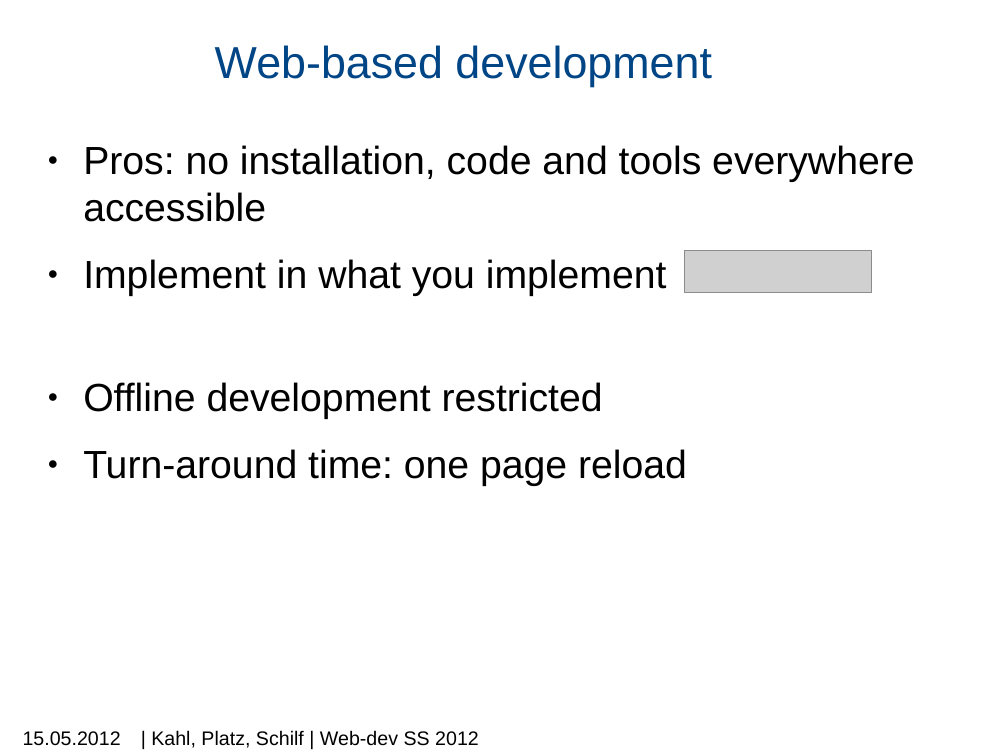
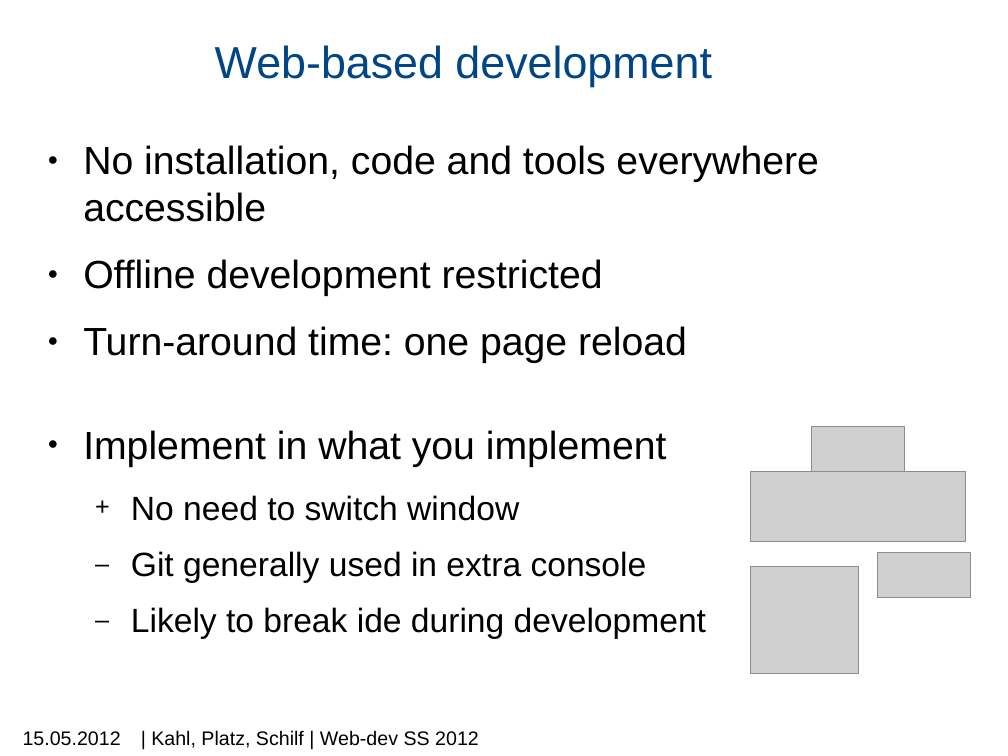
Before and after one commit to machisuji/webdev-spm, a slide deck: slide 13 of seminar/presentation/mps-c9.pptx (slide 12 before the commit). Drawn at 1008x756 pixels with LibreOffice and Linux fonts; fonts in the diff are those of the drawing; grey boxes stand for pictures; background and template pictures are left out. Boxes give left, top, right and bottom in pixels: in the first picture for what was removed or moved away, otherwise in the second. Text is boxed around its words. In the diff, an @@ line names an element or a change of style, - is before the commit and + after.

```diff
--- a/seminar/presentation/mps-c9.pptx
+++ b/seminar/presentation/mps-c9.pptx
@@ text at [83, 145, 818, 222]: text changed @@
-● Pros: no installation, code and tools everywhere accessible
-● Implement in what you implement
+● No installation, code and tools everywhere accessible
@@ text at [83, 430, 706, 639]: paragraphs added @@
+● Implement in what you implement
+  + No need to switch window
+  – Git generally used in extra console
+  – Likely to break ide during development
@@ picture: place and size @@
-picture at [684, 251, 871, 293]
+picture at [811, 426, 904, 496]
@@ picture added at [750, 472, 966, 541] @@
@@ picture added at [751, 566, 858, 673] @@
@@ picture added at [878, 552, 971, 597] @@
```
Also in this commit, not shown: 3 other slides changed, 3 slides added, 2 slides removed.
